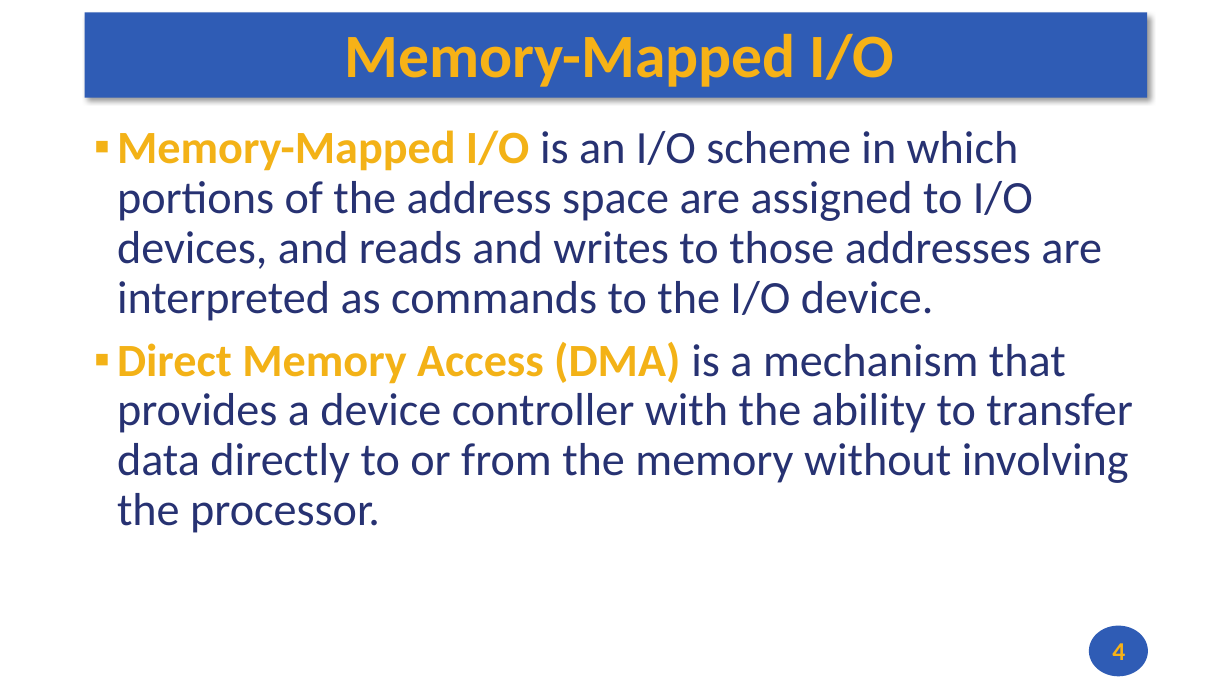
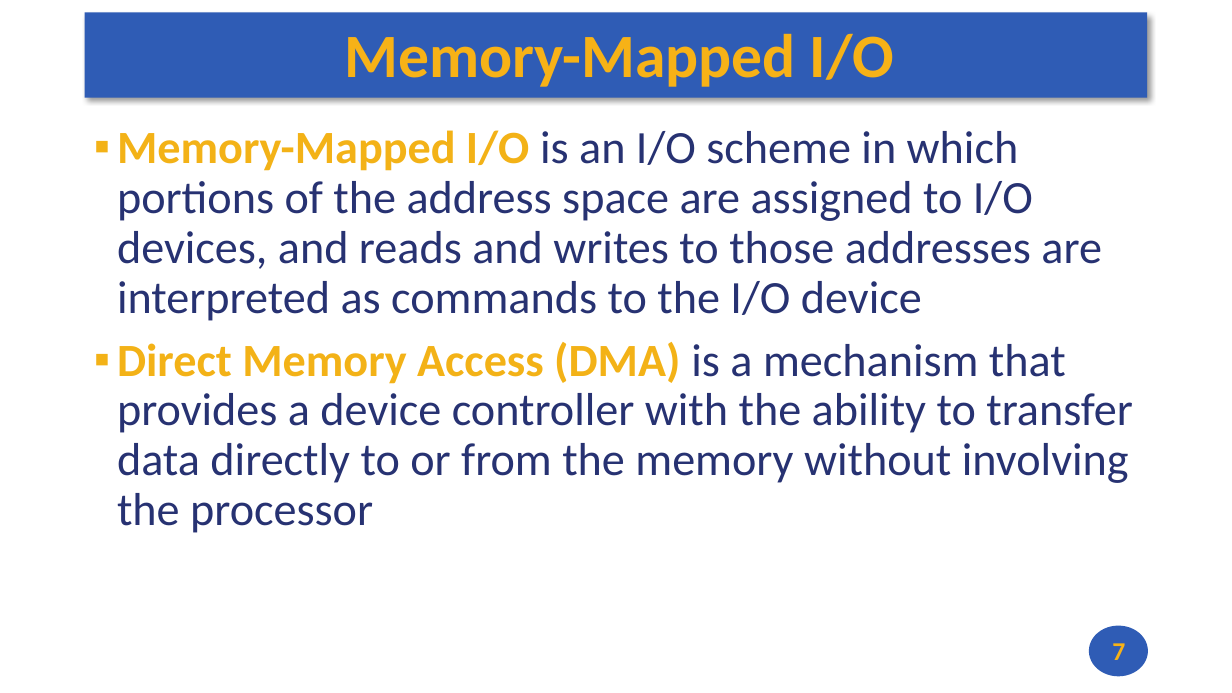
Before and after one commit to andrewt0301/hse-acos-course, a slide deck: slide 7 of docs/part1ca/08_MMIO/CA_Lecture_08.pptx (slide 4 before the commit). Drawn at 1232x693 pixels with LibreOffice and Linux fonts; fonts in the diff are those of the drawing. Boxes give left, top, right and bottom in pixels: in the first picture for what was removed or moved away, otherwise in the second. Text is boxed around its words. In the diff, an @@ line names an element or a change of style, - is before the commit and + after.

```diff
--- a/docs/part1ca/08_MMIO/CA_Lecture_08.pptx
+++ b/docs/part1ca/08_MMIO/CA_Lecture_08.pptx
@@ text at bbox=[117, 130, 1133, 533]: text changed @@
-▪ Memory-Mapped I/O is an I/O scheme in which portions of the address space are assigned to I/O devices, and reads and writes to those addresses are interpreted as commands to the I/O device.
-▪ Direct Memory Access (DMA) is a mechanism that provides a device controller with the ability to transfer data directly to or from the memory without involving the processor.
+▪ Memory-Mapped I/O is an I/O scheme in which portions of the address space are assigned to I/O devices, and reads and writes to those addresses are interpreted as commands to the I/O device
+▪ Direct Memory Access (DMA) is a mechanism that provides a device controller with the ability to transfer data directly to or from the memory without involving the processor
@@ page number at bbox=[1112, 643, 1125, 660]: text changed @@
-4
+7
```
Also in this commit, not shown: 2 other slides changed, 3 slides added, 1 other file.
